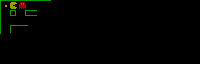
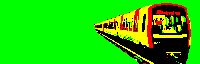
Before/after of a 200×64 layered artwork. What changed in the layer stack:
added layer "UBahn" above "pacman.jpg" over [0, 0, 200, 64]
hid "pacman.jpg", opacity 61% → 100%, painted on it over [0, 0, 200, 64]
hid "Hintergrund" over [0, 0, 200, 64]
